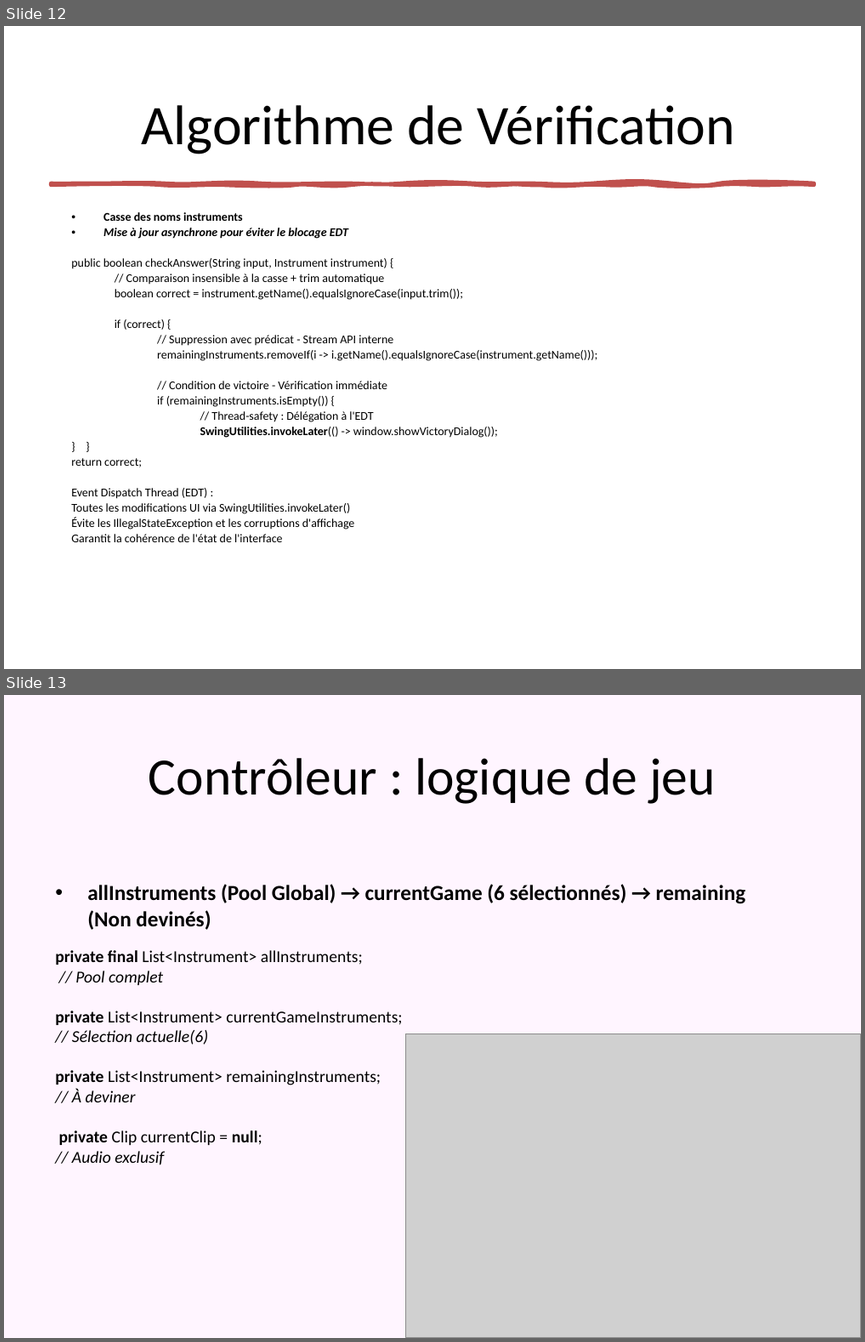
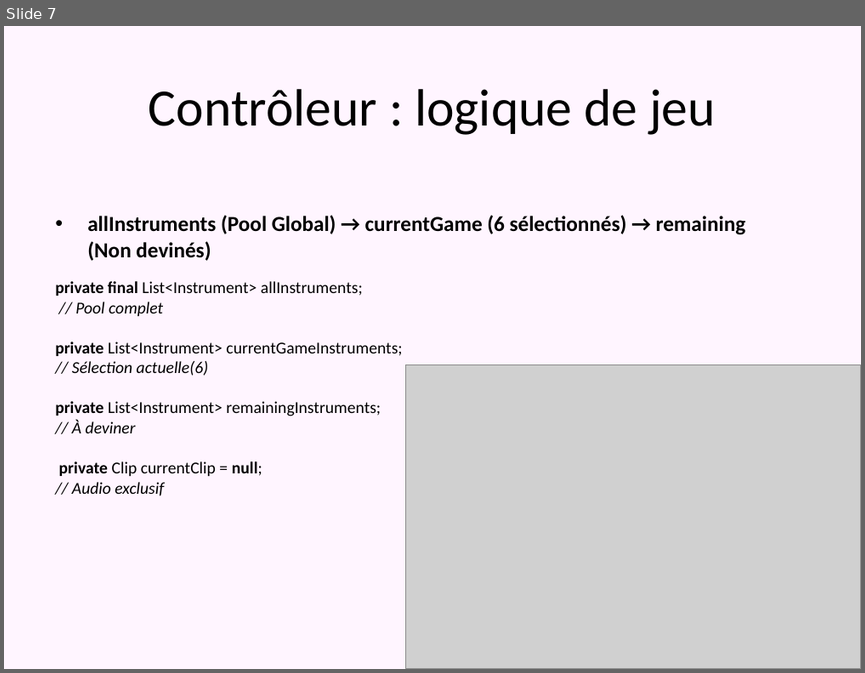
Before and after one commit to Bobyte5923/SoundOfWorld, a slide deck: SoundOfWorld.pptx. Shown one above the other, each under a label of ours: slides 12 and 13 before the commit, slide 7 after it. The pictures are 865x1342 and 865x673 pixels, drawn with LibreOffice and Linux fonts; fonts in the diff are those of the drawing; grey boxes stand for pictures. Boxes give left, top, right and bottom in pixels: in the first picture for what was removed or moved away, otherwise in the second. Text is boxed around its words. In the diff, an @@ line names an element or a change of style, - is before the commit and + after.

```diff
--- a/SoundOfWorld.pptx
+++ b/SoundOfWorld.pptx
@@ slide 12 removed at (4,26,861,669), background #FFFFFF @@
@@ title removed at (142,105,735,154) @@
-Algorithme de Vérification
@@ freeform shape removed at (51,182,814,184) @@
@@ text removed at (71,212,597,542) @@
-• Casse des noms instruments
-• Mise à jour asynchrone pour éviter le blocage EDT
-public boolean checkAnswer(String input, Instrument instrument) {
-// Comparaison insensible à la casse + trim automatique
-boolean correct = instrument.getName().equalsIgnoreCase(input.trim());
-if (correct) {
-// Suppression avec prédicat - Stream API interne
-remainingInstruments.removeIf(i -> i.getName().equalsIgnoreCase(instrument.getName()));
-// Condition de victoire - Vérification immédiate
-if (remainingInstruments.isEmpty()) {
-// Thread-safety : Délégation à l'EDT
-SwingUtilities.invokeLater(() -> window.showVictoryDialog());
-} }
-return correct;
-Event Dispatch Thread (EDT) :
-Toutes les modifications UI via SwingUtilities.invokeLater()
-Évite les IllegalStateException et les corruptions d'affichage
-Garantit la cohérence de l'état de l'interface
@@ what was slide 13 is now slide 7 @@
```
Also in this commit, not shown: 6 slides changed, 5 other slides removed.
